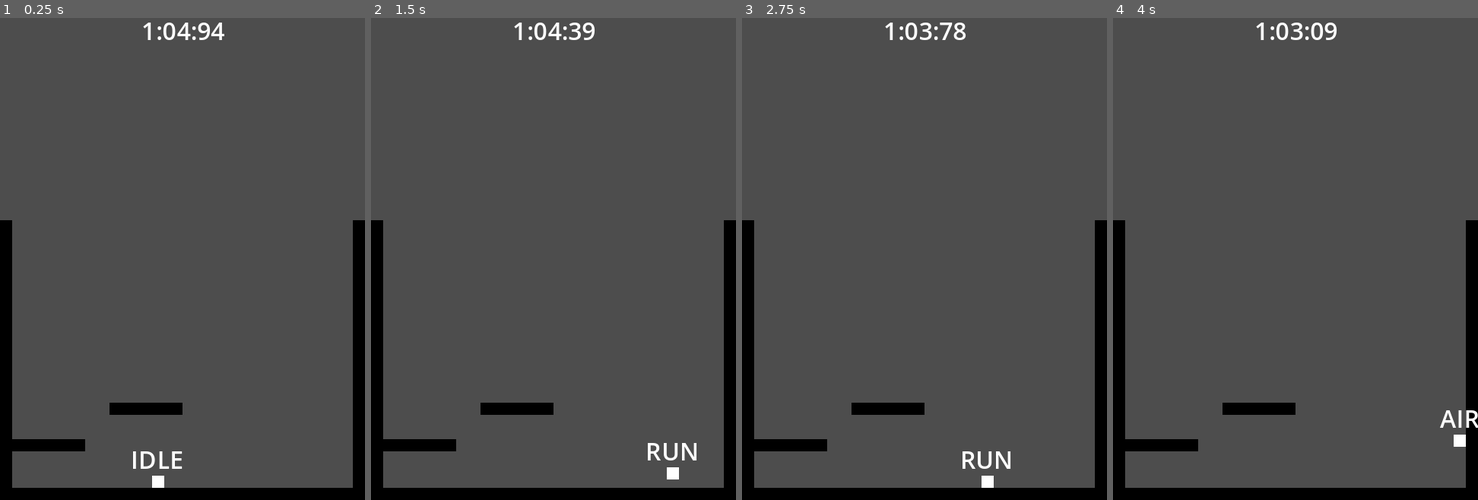
Above: before the commit, frames 1-4 (left to right).
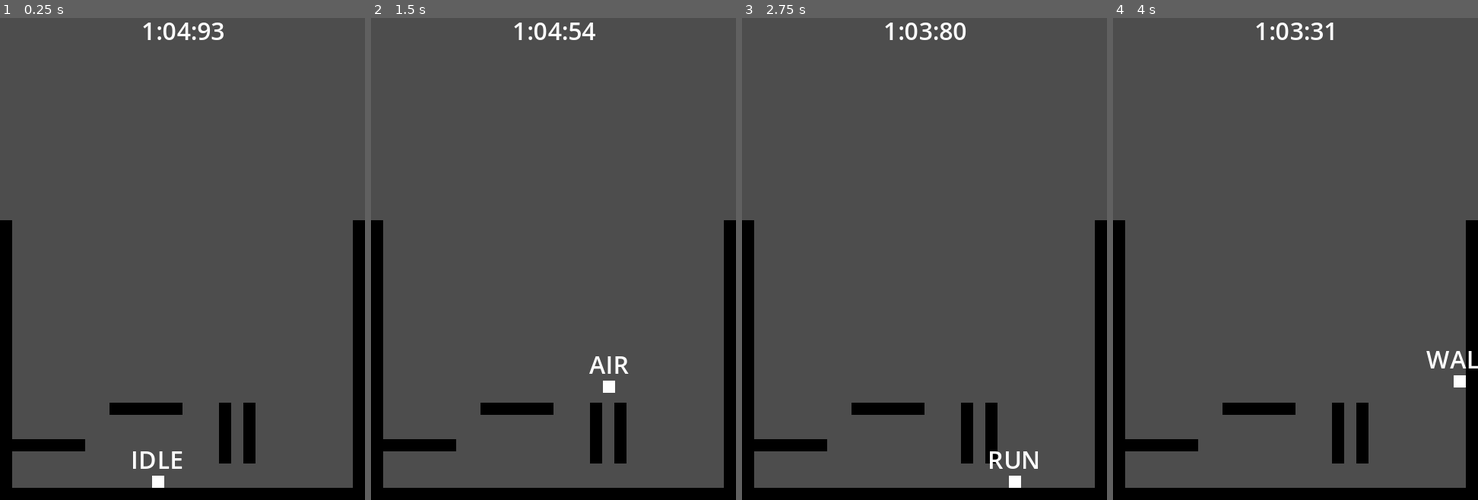
Above: after the commit, the same moments.

Repository: paperman5/time-wizard
Game: Godot game, scene res://levels/test_level.tscn
Two runs of this game, one before a commit and one after it. Both use one fixed random seed, a clock stepped at 60 frames per second and the inputs below.
Inputs:
- Up to frame 1 (0.25 s): no input
- Up to frame 2 (1.5 s): tap Enter at 0.5 s; hold D (move_right) from 0.53 s (still down); tap Space (jump) at 0.6, 0.77, 1.07, 1.35 s
- Up to frame 3 (2.75 s): tap Space (jump) at 1.52, 1.82, 2.1 s; release D (move_right) at 2.03 s; hold A (move_left) from 2.03 s (still down)
- Up to frame 4 (4 s): release A (move_left) at 2.78 s; hold D (move_right) from 2.78 s (still down); tap Space (jump) at 2.85, 3.02, 3.32, 3.6, 3.77 s

The runs differ from the first frame. In frame 1, 0.9% of the frame differs, in the area x 57-70%, y 0-93%; in frame 2, 1.6%; in frame 3, 1.4%; in frame 4, 1.6%, in the area x 54-100%, y 0-93%.

Commit message:
Wall jumps

Diff:
--- a/levels/test_level.tscn
+++ b/levels/test_level.tscn
@@ -7,7 +7,7 @@
 track = NodePath("Player")
 
 [node name="TileMap" parent="." index="1"]
-layer_0/tile_data = PackedInt32Array(2555904, 0, 0, 2490368, …(1225 unchanged characters)… 7164, 0, 0, 2097165, 0, 0, 2097166, 0, 0)
+layer_0/tile_data = PackedInt32Array(2555904, 0, 0, 2490368, …(1225 unchanged characters)… 7164, 0, 0, 2097165, 0, 0, 2097166, 0, 0, 2097170, 0, 0, 2162706, 0, 0, 2228242, 0, 0, 2293778, 0, 0, 2359314, 0, 0, 2097172, 0, 0, 2162708, 0, 0, 2228244, 0, 0, 2293780, 0, 0, 2359316, 0, 0)
 
 [node name="Player" parent="." index="2" instance=ExtResource("2_oeuyf")]
 position = Vector2(104, 290)
--- a/player/player.gd
+++ b/player/player.gd
@@ -15,6 +15,10 @@
 @export var coyote_jump_frames : int = 4
 @export var jump_buffer_frames : int = 4
 @export var default_jumps : int = 2
+@export_category("Wall Jumping")
+@export var wall_cling_time : float = 0.15
+@export var wall_cling_speed_threshold : float = 250.0
+@export var wall_slide_speed : float = 20.0
 
 var jump_speed : float
 var gravity : Vector2
@@ -23,8 +27,11 @@
 var deadzone : float = 0.1
 var jumps = default_jumps
 var airtime : float = 0.0
+var did_walljump : bool = false
 
-@onready var state_label = get_node("%StateLabel") as Label
+@onready var state_label := get_node("%StateLabel") as Label
+@onready var right_raycast := get_node("RightRaycast") as RayCast2D
+@onready var left_raycast := get_node("LeftRaycast") as RayCast2D
 
 func _ready():
 	recalc_physics()
--- a/player/player.tscn
+++ b/player/player.tscn
@@ -8,9 +8,10 @@
 [ext_resource type="Script" path="res://player/statemachine/idle.gd" id="6_phu6d"]
 [ext_resource type="Script" path="res://player/statemachine/run.gd" id="7_px566"]
 [ext_resource type="Script" path="res://player/statemachine/air.gd" id="8_tt7fy"]
+[ext_resource type="Script" path="res://player/statemachine/wall.gd" id="9_vis76"]
 
 [sub_resource type="RectangleShape2D" id="RectangleShape2D_20ue3"]
-size = Vector2(8, 8)
+size = Vector2(7.8, 7.8)
 
 [node name="Player" type="CharacterBody2D"]
 script = ExtResource("1_sy366")
@@ -55,3 +56,12 @@
 
 [node name="Air" type="Node" parent="StateMachine"]
 script = ExtResource("8_tt7fy")
+
+[node name="Wall" type="Node" parent="StateMachine"]
+script = ExtResource("9_vis76")
+
+[node name="RightRaycast" type="RayCast2D" parent="."]
+target_position = Vector2(6, 0)
+
+[node name="LeftRaycast" type="RayCast2D" parent="."]
+target_position = Vector2(-6, 0)
--- a/player/statemachine/air.gd
+++ b/player/statemachine/air.gd
@@ -6,14 +6,19 @@
 var coyote_jump_threshold : float
 var jump_buffer_threshold : float
 var coyote_failed : bool = false
+var from_wall : bool = false
 
 # If we get a message asking us to jump, we jump.
 func enter(msg := {}) -> void:
 	player.state_label.text = "AIR"
 	coyote_failed = false
+	from_wall = false
 	if msg.has("do_jump"):
 		player.jump()
 		coyote_failed = true
+	if msg.has("from_wall"):
+		coyote_failed = true
+		from_wall = true
 	coyote_jump_threshold = float(player.coyote_jump_frames) / 60.0
 	jump_buffer_threshold = float(player.jump_buffer_frames) / 60.0
 
@@ -28,14 +33,15 @@
 func physics_update(delta: float) -> void:
 
 	var input_direction: Vector2 = player.get_input_direction()
-	var accel_x : Vector2
+	var prev_velocity = player.velocity
+	var accel : Vector2
 	if not is_zero_approx(input_direction.x):
-		accel_x = player.air_accel * input_direction
+		accel = player.air_accel * input_direction
 	else:
-		accel_x = -sign(player.velocity.x) * player.air_decel * Vector2.RIGHT
+		accel = -sign(player.velocity.x) * player.air_decel * Vector2.RIGHT
 
 	# movement & gravity
-	player.velocity += (player.gravity + accel_x) * delta
+	player.velocity += (player.gravity + accel) * delta
 	player.velocity.x = sign(player.velocity.x) * clamp(abs(player.velocity.x), 0, player.max_speed)
 	player.velocity.y = sign(player.velocity.y) * clamp(abs(player.velocity.y), 0, player.max_fall_speed)
 
@@ -47,6 +53,17 @@
 		coyote_failed = true
 		jump_pressed = true
 		time_since_jump_pressed = 0.0
+		if from_wall == true:
+			player.did_walljump = true
+
+	if player.is_on_wall_only() \
+				and (not is_zero_approx(input_direction.x) or player.right_raycast.is_colliding() or player.left_raycast.is_colliding()) \
+				and player.velocity.y < player.wall_cling_speed_threshold \
+				and player.velocity.y > 0.0\
+				and not player.did_walljump:
+		player.airtime = 0.0
+		state_machine.transition_to("Wall")
+		return
 
 	# Landing.
 	if player.is_on_floor():
--- a/player/statemachine/idle.gd
+++ b/player/statemachine/idle.gd
@@ -4,6 +4,7 @@
 func enter(msg := {}) -> void:
 	player.state_label.text = "IDLE"
 	player.reset_jumps()
+	player.did_walljump = false
 	if msg.has("jump_buffered"):
 		state_machine.transition_to("Air", {do_jump = true})
 	else:
--- a/player/statemachine/run.gd
+++ b/player/statemachine/run.gd
@@ -3,6 +3,7 @@
 func enter(msg := {}) -> void:
 	player.state_label.text = "RUN"
 	player.reset_jumps()
+	player.did_walljump = false
 	if msg.has("jump_buffered"):
 		state_machine.transition_to("Air", {do_jump = true})
 
--- /dev/null
+++ b/player/statemachine/wall.gd
@@ -0,0 +1,44 @@
+extends PlayerState
+
+var cling_timer : float = 0.0
+var side : int = 0
+
+func enter(msg := {}) -> void:
+	player.state_label.text = "WALL"
+	player.reset_jumps()
+	cling_timer = 0.0
+
+func update(delta):
+	cling_timer += delta
+
+func physics_update(delta):
+	var input_direction: Vector2 = player.get_input_direction()
+	var accel := Vector2.ZERO
+	side = int(player.right_raycast.is_colliding()) - int(player.left_raycast.is_colliding())
+
+	if player.is_on_wall_only():
+		accel.x = player.air_accel * input_direction.x
+		if is_zero_approx(input_direction.x):
+			# Add a small amount of horizontal accel to make it collide with wall
+			accel.x = 10.0 * side
+
+	# movement & gravity
+	player.velocity += ((player.gravity * float(cling_timer > player.wall_cling_time)) + accel) * delta
+	player.velocity.x = sign(player.velocity.x) * clamp(abs(player.velocity.x), 0, player.max_speed)
+	player.velocity.y = sign(player.velocity.y) * clamp(abs(player.velocity.y), 0, player.wall_slide_speed)
+
+	player.move_and_slide()
+
+	var msg = {"from_wall" = true}
+	if player.is_on_floor():
+		if is_zero_approx(player.velocity.x):
+			state_machine.transition_to("Idle", msg)
+		else:
+			state_machine.transition_to("Run", msg)
+	elif not player.is_on_wall() or side == 0:
+		state_machine.transition_to("Air", msg)
+
+	if Input.is_action_just_pressed("jump"):
+		player.jump()
+		player.did_walljump = true
+		state_machine.transition_to("Air", msg)
Not shown: 1 places in player/player.tscn that only renumber resources
